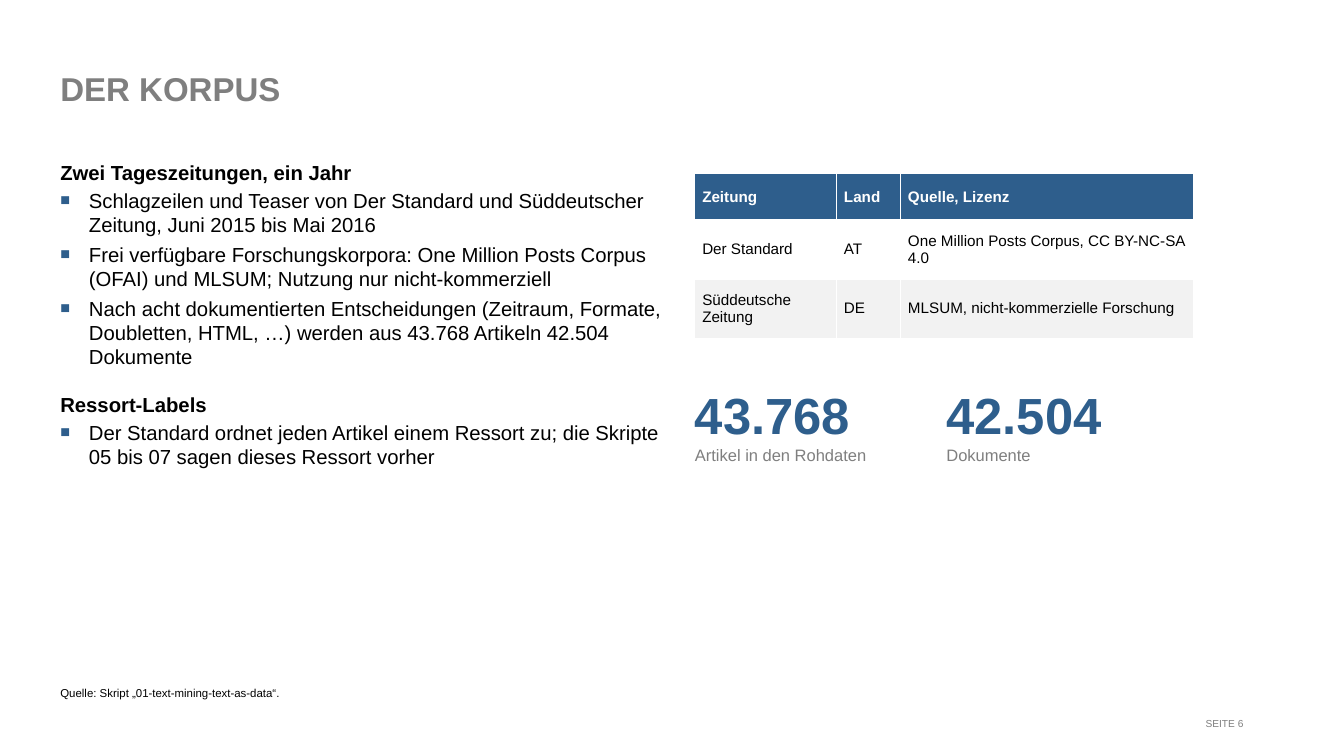
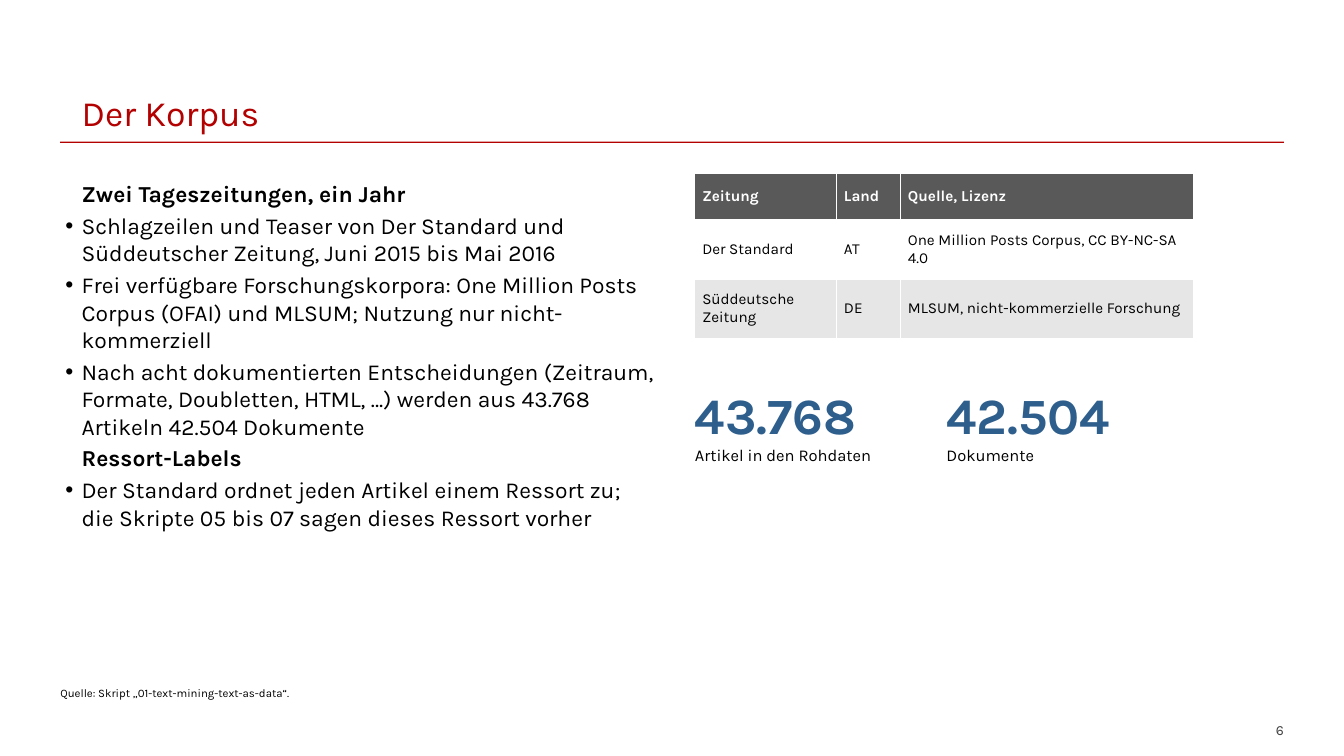
Before and after one commit to franzmohr/intro-text-mining-de, a slide deck: slide 6 of text-mining.odp. Drawn at 1344x756 pixels with LibreOffice and Linux fonts; fonts in the diff are those of the drawing. Boxes give left, top, right and bottom in pixels: in the first picture for what was removed or moved away, otherwise in the second. Text is boxed around its words. In the diff, an @@ line names an element or a change of style, - is before the commit and + after.

```diff
--- a/text-mining.odp
+++ b/text-mining.odp
@@ title "Der Korpus" at <box>82,103,260,134</box>: vertical alignment top to bottom @@
@@ title at <box>82,103,260,134</box>: text changed; size 26 to 28 pt; font Arial to Karla; text colour #7F7F7F to #B30000; bold off @@
-DER KORPUS
+Der Korpus
@@ line added from (60, 143) to (1284, 143), #B30000 0.99 pt @@
@@ table at <box>695,174,1193,338</box> @@
@@ fill #2E5E8C to #595959 in row 1 @@
@@ fill #F2F2F2 to #E7E6E6 in row 3 @@
@@ font Arial to Karla @@
@@ text "Zwei Tageszeitungen, ein Jahr": place and size @@
-text "Zwei Tageszeitungen, ein Jahr" at <box>60,165,661,469</box>
+text "Zwei Tageszeitungen, ein Jahr" at <box>82,185,654,532</box>
@@ text "Zwei Tageszeitungen, ein Jahr" at <box>82,185,654,532</box>: size 16 to 18 pt, font Arial to Karla; indent changed; bullet ■ to •; bullet colour #2E5E8C to #000000; less space between paragraphs @@
@@ text "43.768" at <box>695,400,871,461</box>: font Arial to Karla; text colour #7F7F7F to #000000 in "Artikel in den Rohdaten" @@
@@ text "42.504" at <box>946,400,1110,461</box>: font Arial to Karla; text colour #7F7F7F to #000000 in "Dokumente" @@
@@ text "Quelle: Skript „01-text-mining-text-as-data“." at <box>60,689,289,700</box>: font Arial to Karla @@
@@ page number at <box>1276,726,1284,735</box>: vertical alignment top to bottom @@
@@ page number at <box>1276,726,1284,735</box>: text changed; size 8 to 11 pt; font Arial to Karla; text colour #7F7F7F to #404040 @@
-SEITE 6
+6
```
Also in this commit, not shown: 25 other slides changed, 2 slides added, 2 slides removed.
